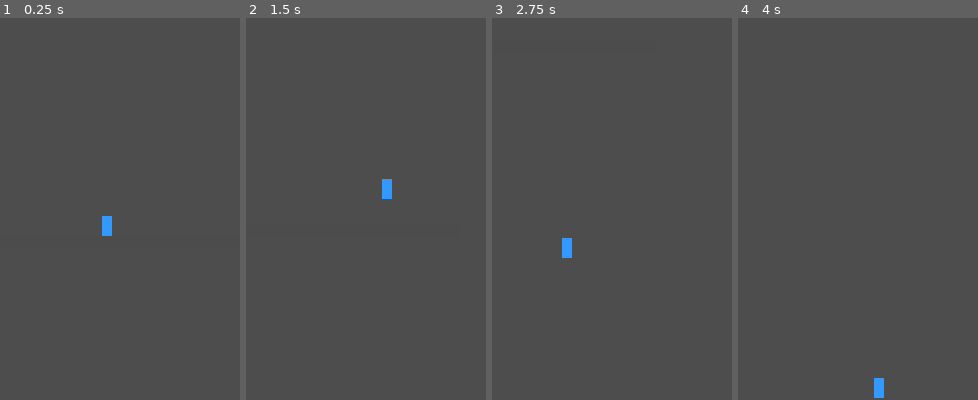
Above: before the commit, frames 1-4 (left to right).
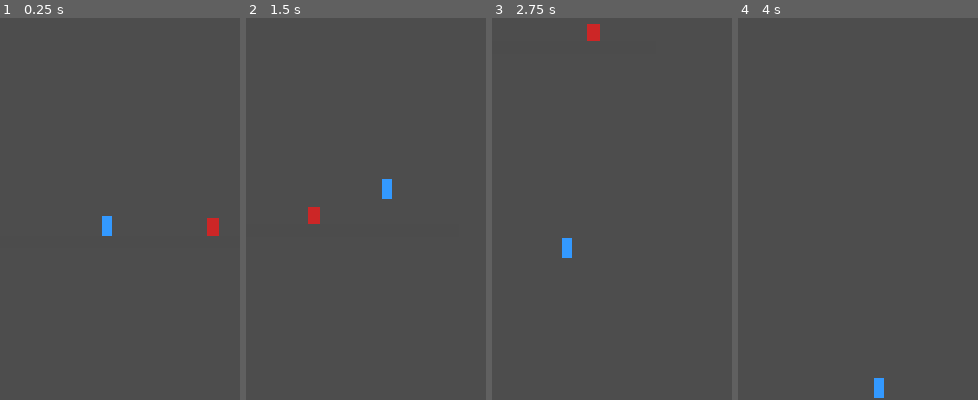
Above: after the commit, the same moments.

Repository: BrightHorizon-16/Everfall-Side-scroller-
Game: Godot game, scene res://scenes/main.tscn
Same seed, same stepped clock (60 frames per second), same inputs: the game is played once before the commit and once after it.
Inputs:
- Up to frame 1 (0.25 s): no input
- Up to frame 2 (1.5 s): hold D (move_right) from 0.53 s (still down); tap J (attack, bound only after the commit) at 0.6, 1.35 s; tap Space (jump) at 0.77 s
- Up to frame 3 (2.75 s): tap Space (jump) at 1.52 s; release D (move_right) at 2.03 s; hold A (move_left) from 2.03 s (still down); tap J (attack, bound only after the commit) at 2.1 s
- Up to frame 4 (4 s): release A (move_left) at 2.78 s; hold D (move_right) from 2.78 s (still down); tap J (attack, bound only after the commit) at 2.85, 3.6 s; tap Space (jump) at 3.02, 3.77 s

The runs differ from the first frame. In frame 1, 0.2% of the frame differs, in the area x 86-92%, y 52-58%; in frame 2, 0.2%; in frame 3, 0.2%, in the area x 39-45%, y 1-7%; in frame 4, nothing differs.

Commit message:
Milestone 1: Combat foundation (Health, Combat, Hitbox/Hurtbox, Chaser enemy)

Diff:
--- a/project.godot
+++ b/project.godot
@@ -32,6 +32,21 @@
 "events": [Object(InputEventKey,"resource_local_to_scene":false,"resource_name":"","device":-1,"window_id":0,"alt_press …(190 unchanged characters)…
 ]
 }
+attack={
+"deadzone": 0.2,
+"events": [Object(InputEventKey,"resource_local_to_scene":false,"resource_name":"","device":-1,"window_id":0,"alt_pressed":false,"shift_pressed":false,"ctrl_pressed":false,"meta_pressed":false,"pressed":false,"keycode":0,"physical_keycode":74,"key_label":0,"unicode":0,"location":0,"echo":false,"script":null)
+]
+}
+
+[layer_names]
+
+2d_physics/layer_1="world"
+2d_physics/layer_2="player_body"
+2d_physics/layer_3="enemy_body"
+2d_physics/layer_4="player_hurtbox"
+2d_physics/layer_5="enemy_hurtbox"
+2d_physics/layer_6="player_hitbox"
+2d_physics/layer_7="enemy_hitbox"
 
 [rendering]
 
--- /dev/null
+++ b/scenes/enemies/chaser.tscn
@@ -0,0 +1,51 @@
+[gd_scene load_steps=8 format=3]
+
+[ext_resource type="Script" path="res://scripts/enemies/chaser.gd" id="1_chaser_root"]
+[ext_resource type="Script" path="res://scripts/enemies/chaser_ai.gd" id="2_ai"]
+[ext_resource type="Script" path="res://scripts/components/health.gd" id="3_health"]
+[ext_resource type="Script" path="res://scripts/components/hurtbox.gd" id="4_hurtbox"]
+[ext_resource type="Script" path="res://scripts/components/hitbox.gd" id="5_hitbox"]
+
+[sub_resource type="RectangleShape2D" id="RectangleShape2D_body"]
+size = Vector2(20, 28)
+
+[sub_resource type="RectangleShape2D" id="RectangleShape2D_hitbox"]
+size = Vector2(20, 28)
+
+[node name="Chaser" type="CharacterBody2D" groups=["enemy"]]
+collision_layer = 4
+collision_mask = 1
+script = ExtResource("1_chaser_root")
+
+[node name="CollisionShape2D" type="CollisionShape2D" parent="."]
+shape = SubResource("RectangleShape2D_body")
+
+[node name="Polygon2D" type="Polygon2D" parent="."]
+polygon = PackedVector2Array(-10, -14, 10, -14, 10, 14, -10, 14)
+color = Color(0.8, 0.15, 0.15, 1)
+
+[node name="ChaserAI" type="Node" parent="."]
+script = ExtResource("2_ai")
+
+[node name="Health" type="Node" parent="."]
+script = ExtResource("3_health")
+max_health = 30
+
+[node name="Hurtbox" type="Area2D" parent="."]
+collision_layer = 16
+collision_mask = 0
+monitoring = false
+script = ExtResource("4_hurtbox")
+
+[node name="CollisionShape2D" type="CollisionShape2D" parent="Hurtbox"]
+shape = SubResource("RectangleShape2D_body")
+
+[node name="Hitbox" type="Area2D" parent="."]
+collision_layer = 64
+collision_mask = 8
+monitorable = false
+script = ExtResource("5_hitbox")
+damage = 10
+
+[node name="CollisionShape2D" type="CollisionShape2D" parent="Hitbox"]
+shape = SubResource("RectangleShape2D_hitbox")
--- a/scenes/main.tscn
+++ b/scenes/main.tscn
@@ -1,7 +1,8 @@
-[gd_scene load_steps=4 format=3]
+[gd_scene load_steps=5 format=3]
 
 [ext_resource type="PackedScene" path="res://scenes/player/player.tscn" id="1_player"]
 [ext_resource type="Script" path="res://scripts/camera/camera_follow.gd" id="2_camera_follow"]
+[ext_resource type="PackedScene" path="res://scenes/enemies/chaser.tscn" id="3_chaser"]
 
 [sub_resource type="RectangleShape2D" id="RectangleShape2D_2"]
 size = Vector2(800, 20)
@@ -12,6 +13,8 @@
 
 [node name="TestFloor" type="StaticBody2D" parent="World"]
 position = Vector2(0, 300)
+collision_layer = 1
+collision_mask = 0
 
 [node name="CollisionShape2D" type="CollisionShape2D" parent="World/TestFloor"]
 shape = SubResource("RectangleShape2D_2")
@@ -19,6 +22,9 @@
 [node name="Polygon2D" type="Polygon2D" parent="World/TestFloor"]
 polygon = PackedVector2Array(-400, -10, 400, -10, 400, 10, -400, 10)
 color = Color(0.3, 0.3, 0.3, 1)
+
+[node name="TestChaser" parent="World" instance=ExtResource("3_chaser")]
+position = Vector2(200, 250)
 
 [node name="Player" parent="." instance=ExtResource("1_player")]
 position = Vector2(0, 250)
--- a/scenes/player/player.tscn
+++ b/scenes/player/player.tscn
@@ -1,18 +1,54 @@
-[gd_scene load_steps=3 format=3]
+[gd_scene load_steps=9 format=3]
 
-[ext_resource type="Script" path="res://scripts/player/movement.gd" id="1_movement"]
+[ext_resource type="Script" path="res://scripts/player/player.gd" id="1_player_root"]
+[ext_resource type="Script" path="res://scripts/player/movement.gd" id="2_movement"]
+[ext_resource type="Script" path="res://scripts/components/health.gd" id="3_health"]
+[ext_resource type="Script" path="res://scripts/player/combat.gd" id="4_combat"]
+[ext_resource type="Script" path="res://scripts/components/hurtbox.gd" id="5_hurtbox"]
+[ext_resource type="Script" path="res://scripts/components/hitbox.gd" id="6_hitbox"]
 
-[sub_resource type="RectangleShape2D" id="RectangleShape2D_1"]
+[sub_resource type="RectangleShape2D" id="RectangleShape2D_body"]
 size = Vector2(16, 32)
 
-[node name="Player" type="CharacterBody2D"]
+[sub_resource type="RectangleShape2D" id="RectangleShape2D_hitbox"]
+size = Vector2(20, 24)
+
+[node name="Player" type="CharacterBody2D" groups=["player"]]
+collision_layer = 2
+collision_mask = 1
+script = ExtResource("1_player_root")
 
 [node name="CollisionShape2D" type="CollisionShape2D" parent="."]
-shape = SubResource("RectangleShape2D_1")
+shape = SubResource("RectangleShape2D_body")
 
 [node name="Polygon2D" type="Polygon2D" parent="."]
 polygon = PackedVector2Array(-8, -16, 8, -16, 8, 16, -8, 16)
 color = Color(0.2, 0.6, 1, 1)
 
 [node name="Movement" type="Node" parent="."]
-script = ExtResource("1_movement")
+script = ExtResource("2_movement")
+
+[node name="Health" type="Node" parent="."]
+script = ExtResource("3_health")
+
+[node name="Combat" type="Node" parent="."]
+script = ExtResource("4_combat")
+
+[node name="Hurtbox" type="Area2D" parent="."]
+collision_layer = 8
+collision_mask = 0
+monitoring = false
+script = ExtResource("5_hurtbox")
+
+[node name="CollisionShape2D" type="CollisionShape2D" parent="Hurtbox"]
+shape = SubResource("RectangleShape2D_body")
+
+[node name="Hitbox" type="Area2D" parent="."]
+collision_layer = 32
+collision_mask = 16
+monitoring = false
+monitorable = false
+script = ExtResource("6_hitbox")
+
+[node name="CollisionShape2D" type="CollisionShape2D" parent="Hitbox"]
+shape = SubResource("RectangleShape2D_hitbox")
--- /dev/null
+++ b/scripts/components/health.gd
@@ -0,0 +1,33 @@
+extends Node
+## Health
+##
+## Generic hit-point tracker. Attach as a child Node under any entity
+## (Player, enemy, etc.) that needs HP. Deliberately knows nothing about
+## who is attacking or how - Hitbox/Hurtbox handle that; this only tracks
+## numbers and announces when they change or hit zero.
+class_name Health
+
+signal health_changed(current: int, max: int)
+signal died
+
+@export var max_health: int = 100
+
+var current_health: int
+
+
+func _ready() -> void:
+	current_health = max_health
+
+
+func take_damage(amount: int) -> void:
+	if current_health <= 0:
+		return
+	current_health = max(current_health - amount, 0)
+	health_changed.emit(current_health, max_health)
+	if current_health <= 0:
+		died.emit()
+
+
+func heal(amount: int) -> void:
+	current_health = min(current_health + amount, max_health)
+	health_changed.emit(current_health, max_health)
--- /dev/null
+++ b/scripts/components/hitbox.gd
@@ -0,0 +1,19 @@
+extends Area2D
+## Hitbox
+##
+## Generic "I deal damage to whatever I touch" component. Detects Hurtbox
+## areas entering it and calls take_hit() on them. Used both for the
+## player's attack swing (toggled on/off by Combat) and an enemy's
+## always-on contact damage - the same script, different usage.
+class_name Hitbox
+
+@export var damage: int = 10
+
+
+func _ready() -> void:
+	area_entered.connect(_on_area_entered)
+
+
+func _on_area_entered(area: Area2D) -> void:
+	if area is Hurtbox:
+		area.take_hit(damage)
--- /dev/null
+++ b/scripts/components/hurtbox.gd
@@ -0,0 +1,24 @@
+extends Area2D
+## Hurtbox
+##
+## Generic "this is where I can be hit" marker. Exposes take_hit() for a
+## Hitbox to call, and forwards the damage to a sibling Health component.
+## Attach as a child Area2D under any entity that also has a Health node.
+class_name Hurtbox
+
+## Optional override if Health isn't a direct sibling named "Health".
+@export var health_path: NodePath
+
+var health: Health
+
+
+func _ready() -> void:
+	if health_path != NodePath(""):
+		health = get_node(health_path)
+	else:
+		health = get_parent().get_node("Health")
+
+
+func take_hit(amount: int) -> void:
+	if health:
+		health.take_damage(amount)
--- /dev/null
+++ b/scripts/enemies/chaser.gd
@@ -0,0 +1,17 @@
+extends CharacterBody2D
+## Chaser
+##
+## Thin coordinator for the Chaser root, mirroring Player's pattern.
+## Reacts to Health's "died" signal by removing itself from the scene.
+## AI/movement logic stays entirely in ChaserAI.
+class_name Chaser
+
+@onready var health: Health = $Health
+
+
+func _ready() -> void:
+	health.died.connect(_on_died)
+
+
+func _on_died() -> void:
+	queue_free()
--- /dev/null
+++ b/scripts/enemies/chaser_ai.gd
@@ -0,0 +1,39 @@
+extends Node
+## ChaserAI
+##
+## Single responsibility: move the Chaser toward the player when in range.
+## Simplest enemy archetype in the design doc ("staggered easily, weak to
+## fast weapons") - no ranged attacks, no special patterns. Contact damage
+## is handled separately by an always-on Hitbox, not by this script.
+class_name ChaserAI
+
+@export var move_speed: float = 120.0
+@export var detection_range: float = 250.0
+@export var gravity: float = 980.0
+
+@onready var body: CharacterBody2D = get_parent()
+
+var player: Node2D
+
+
+func _ready() -> void:
+	player = get_tree().get_first_node_in_group("player")
+
+
+func _physics_process(delta: float) -> void:
+	_apply_gravity(delta)
+	_chase_player()
+	body.move_and_slide()
+
+
+func _apply_gravity(delta: float) -> void:
+	if not body.is_on_floor():
+		body.velocity.y += gravity * delta
+
+
+func _chase_player() -> void:
+	if player and body.global_position.distance_to(player.global_position) <= detection_range:
+		var direction := sign(player.global_position.x - body.global_position.x)
+		body.velocity.x = direction * move_speed
+	else:
+		body.velocity.x = move_toward(body.velocity.x, 0.0, move_speed)
--- /dev/null
+++ b/scripts/player/combat.gd
@@ -0,0 +1,53 @@
+extends Node
+## PlayerCombat
+##
+## Single responsibility: trigger the player's one basic attack and
+## position/activate the Hitbox while it's swinging. No combo chains, no
+## weapon variety yet - that's deferred to a later milestone.
+class_name PlayerCombat
+
+@export var attack_damage: int = 10
+@export var attack_duration: float = 0.2
+@export var attack_cooldown: float = 0.3
+@export var hitbox_offset: float = 16.0
+
+@onready var hitbox: Hitbox = get_parent().get_node("Hitbox")
+@onready var movement: PlayerMovement = get_parent().get_node("Movement")
+
+var _cooldown_timer: float = 0.0
+var _attack_timer: float = 0.0
+
+
+func _ready() -> void:
+	hitbox.damage = attack_damage
+	hitbox.monitoring = false
+
+
+func _process(delta: float) -> void:
+	_update_hitbox_position()
+	_tick_timers(delta)
+	if Input.is_action_just_pressed("attack") and _cooldown_timer <= 0.0:
+		_start_attack()
+
+
+func _update_hitbox_position() -> void:
+	hitbox.position.x = hitbox_offset * movement.facing_direction
+
+
+func _tick_timers(delta: float) -> void:
+	if _cooldown_timer > 0.0:
+		_cooldown_timer -= delta
+	if _attack_timer > 0.0:
+		_attack_timer -= delta
+		if _attack_timer <= 0.0:
+			_end_attack()
+
+
+func _start_attack() -> void:
+	_attack_timer = attack_duration
+	_cooldown_timer = attack_duration + attack_cooldown
+	hitbox.monitoring = true
+
+
+func _end_attack() -> void:
+	hitbox.monitoring = false
--- a/scripts/player/movement.gd
+++ b/scripts/player/movement.gd
@@ -14,6 +14,9 @@
 @export var gravity: float = 980.0
 
 @onready var body: CharacterBody2D = get_parent()
+
+## 1 = facing right, -1 = facing left. Read by Combat to place the hitbox.
+var facing_direction: int = 1
 
 
 func _physics_process(delta: float) -> void:
@@ -37,5 +40,6 @@
 	var direction := Input.get_axis("move_left", "move_right")
 	if direction != 0.0:
 		body.velocity.x = direction * speed
+		facing_direction = sign(direction)
 	else:
 		body.velocity.x = move_toward(body.velocity.x, 0.0, speed)
--- /dev/null
+++ b/scripts/player/player.gd
@@ -0,0 +1,24 @@
+extends CharacterBody2D
+## Player
+##
+## Thin coordinator for the Player root. Individual concerns (movement,
+## combat, health tracking) live in their own child components; this only
+## reacts to top-level events that need to affect the whole entity - right
+## now, just what happens when Health reports death.
+class_name Player
+
+var respawn_position: Vector2
+
+@onready var health: Health = $Health
+
+
+func _ready() -> void:
+	respawn_position = global_position
+	health.died.connect(_on_died)
+
+
+func _on_died() -> void:
+	global_position = respawn_position
+	velocity = Vector2.ZERO
+	health.current_health = health.max_health
+	health.health_changed.emit(health.current_health, health.max_health)
Not shown, changed: PROGRESS.md
